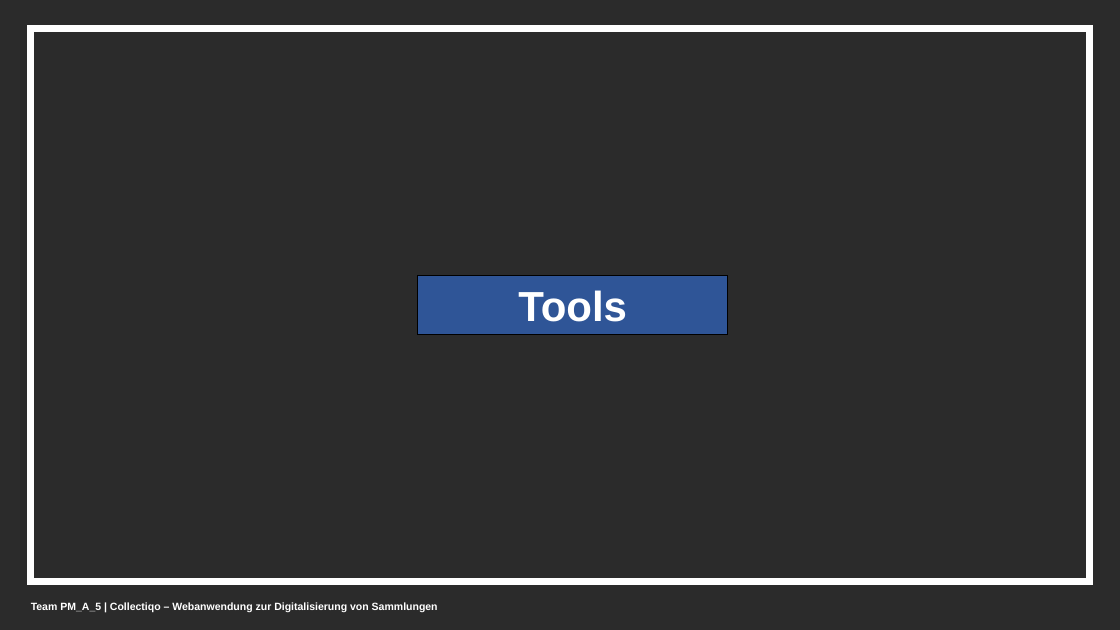
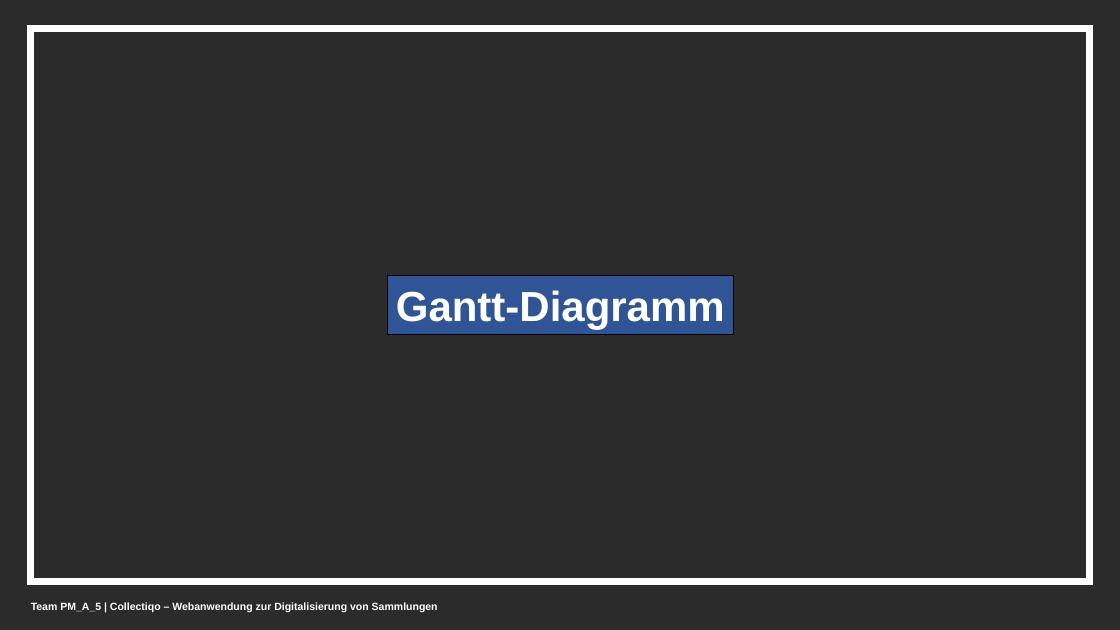
Before and after one commit to LorackDev/collectiqo, a slide deck: slide 13 of documentation/Praesentation.pptx (slide 6 before the commit). Drawn at 1120x630 pixels with LibreOffice and Linux fonts; fonts in the diff are those of the drawing; background and template pictures are left out; a plain dark background stands for a picture behind light text. Boxes give left, top, right and bottom in pixels: in the first picture for what was removed or moved away, otherwise in the second. Text is boxed around its words. In the diff, an @@ line names an element or a change of style, - is before the commit and + after.

```diff
--- a/documentation/Praesentation.pptx
+++ b/documentation/Praesentation.pptx
@@ rectangle "Gantt-Diagramm": place and size @@
-rectangle "Gantt-Diagramm" at (418, 276, 728, 334)
+rectangle "Gantt-Diagramm" at (387, 276, 734, 334)
@@ text in rectangle at (396, 290, 725, 330): text changed @@
-Tools
+Gantt-Diagramm
```
Also in this commit, not shown: 3 other slides changed, 2 slides added.
